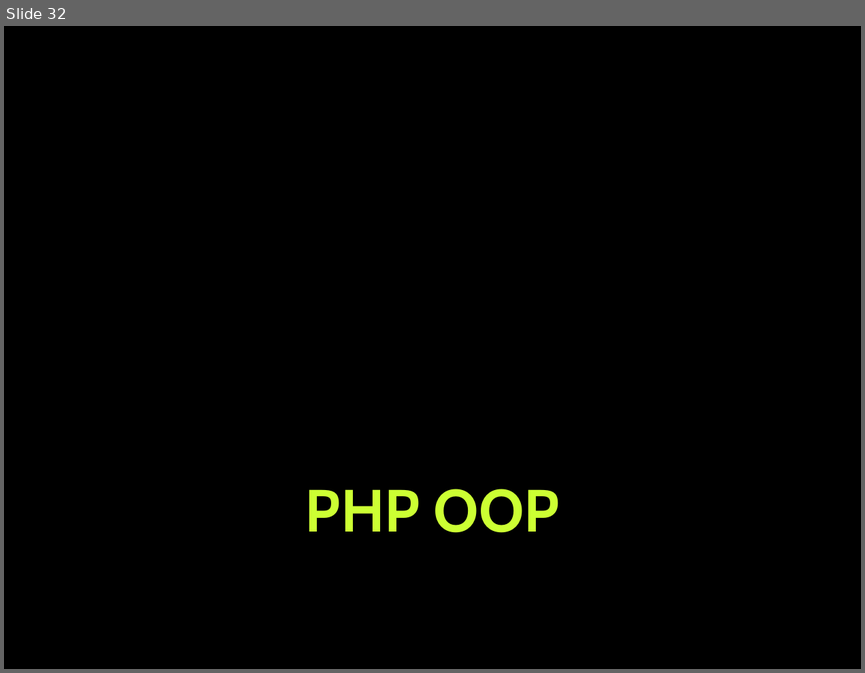
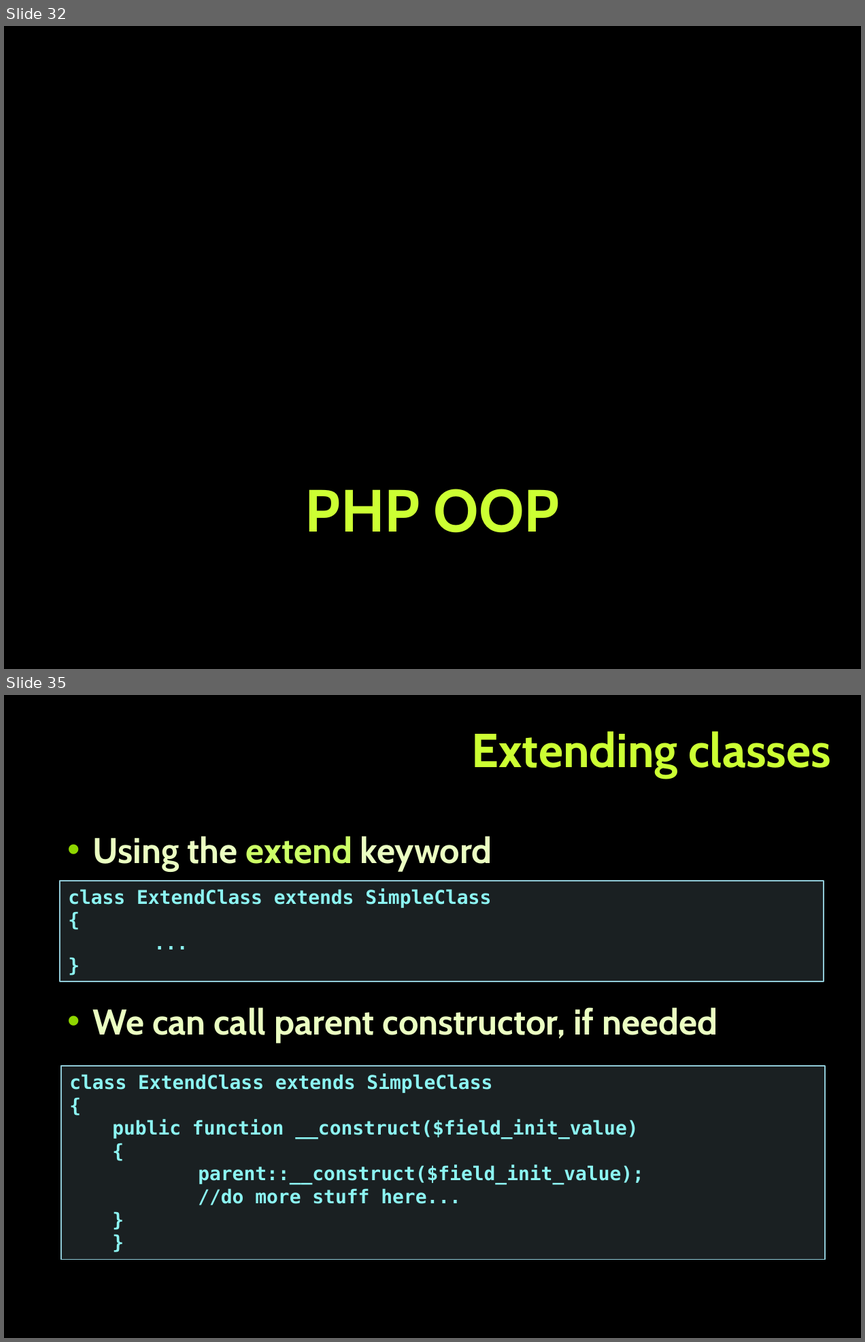
Before and after one commit to tanzhur/PHP_MVC-seminar, a slide deck: PHP_MVC.pptx. Shown one above the other, each under a label of ours: slide 32 before the commit, slides 32 and 35 after it; the slides between them are not shown. The pictures are 865x673 and 865x1342 pixels, drawn with LibreOffice and Linux fonts; fonts in the diff are those of the drawing; background and template pictures are left out. Boxes give left, top, right and bottom in pixels: in the first picture for what was removed or moved away, otherwise in the second. Text is boxed around its words. In the diff, an @@ line names an element or a change of style, - is before the commit and + after.

```diff
--- a/PHP_MVC.pptx
+++ b/PHP_MVC.pptx
@@ slide 35 added at (x1=4, y1=695, x2=861, y2=1338), background picture (left out) @@
@@ title added at (x1=472, y1=731, x2=831, y2=778), 40 pt, text #CCFF33, bold @@
+Extending classes
@@ text added at (x1=93, y1=836, x2=717, y2=1042), 30 pt, text #EBFFC2, bold @@
+  • Using the extend keyword
+  • We can call parent constructor, if needed
@@ rectangle added at (x1=60, y1=881, x2=824, y2=982), fill #B5DBE5 at 15% opacity, outline #90CAD7 1 pt, 16 pt, text #8CF4F2, bold @@
+class ExtendClass extends SimpleClass
+{
+...
+}
@@ rectangle added at (x1=61, y1=1066, x2=825, y2=1259), fill #B5DBE5 at 15% opacity, outline #90CAD7 1 pt, 16 pt, text #8CF4F2, bold @@
+class ExtendClass extends SimpleClass
+{
+  public function __construct($field_init_value)
+  {
+  parent::__construct($field_init_value);
+  //do more stuff here...
+  }
+}
```
Also in this commit, not shown: 3 slides changed, 7 other slides added.
